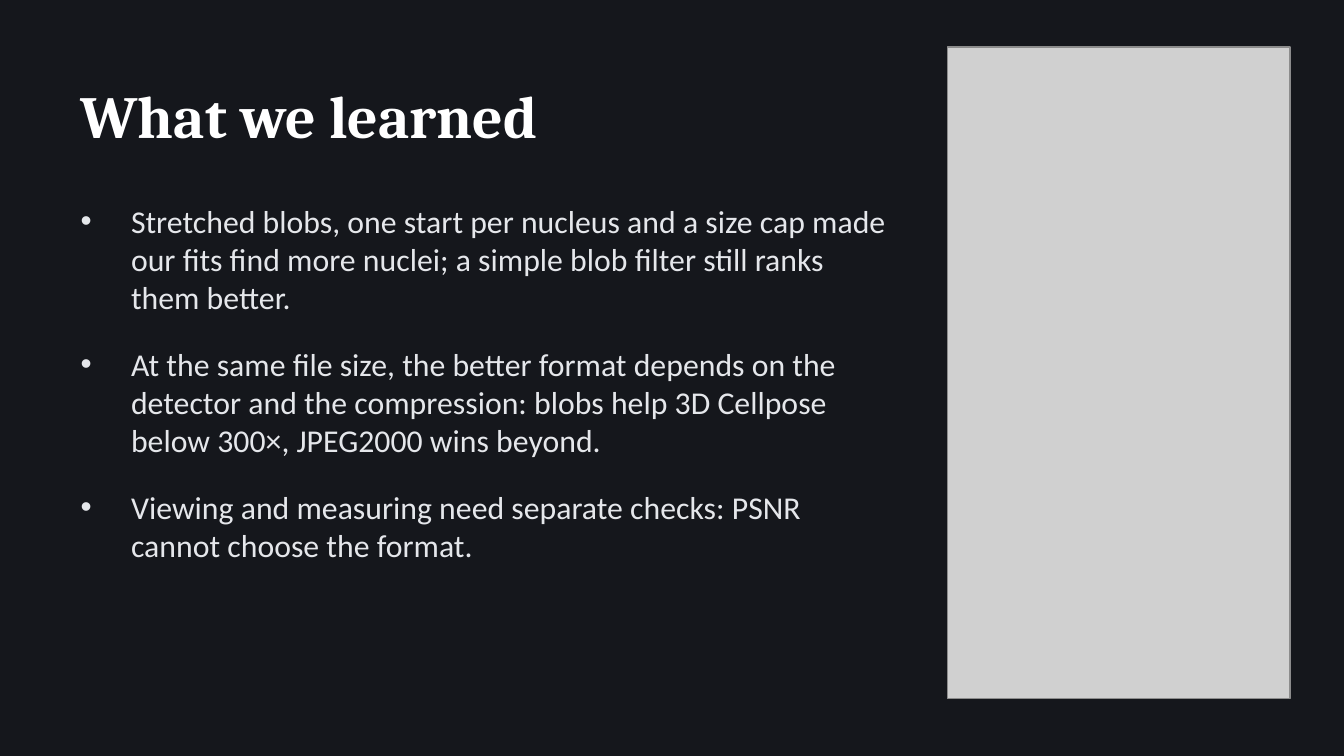
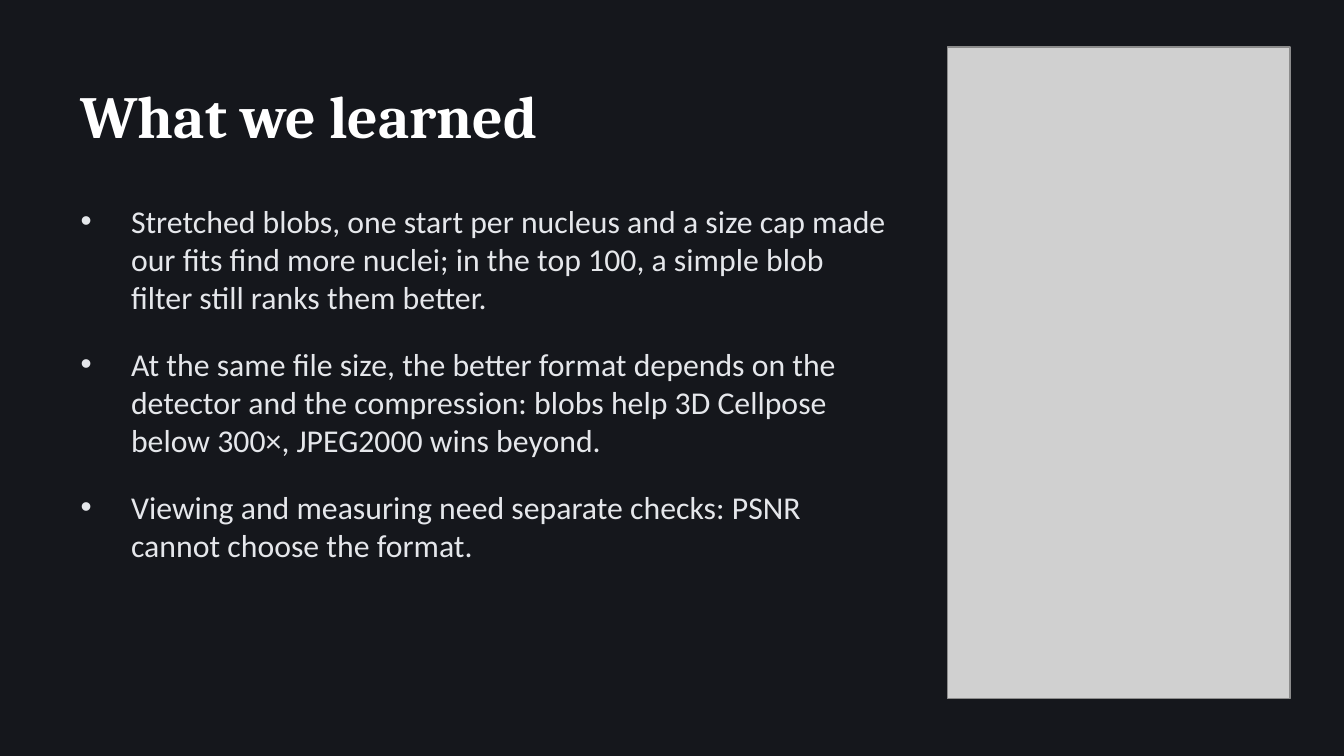
Before and after one commit to asadrizvi64/DeepLearning-Seminar-TeamProject, a slide deck: slide 19 of Gaussian_Blobs_Microscopy_v3.pptx. Drawn at 1344x756 pixels with LibreOffice and Linux fonts; fonts in the diff are those of the drawing; grey boxes stand for pictures. Boxes give left, top, right and bottom in pixels: in the first picture for what was removed or moved away, otherwise in the second. Text is boxed around its words. In the diff, an @@ line names an element or a change of style, - is before the commit and + after.

```diff
--- a/Gaussian_Blobs_Microscopy_v3.pptx
+++ b/Gaussian_Blobs_Microscopy_v3.pptx
@@ text at (131, 211, 885, 310): text changed @@
-• Stretched blobs, one start per nucleus and a size cap made our fits find more nuclei; a simple blob filter still ranks them better.
+• Stretched blobs, one start per nucleus and a size cap made our fits find more nuclei; in the top 100, a simple blob filter still ranks them better.
```
Also in this commit, not shown: 3 other slides changed, 8 other files.
